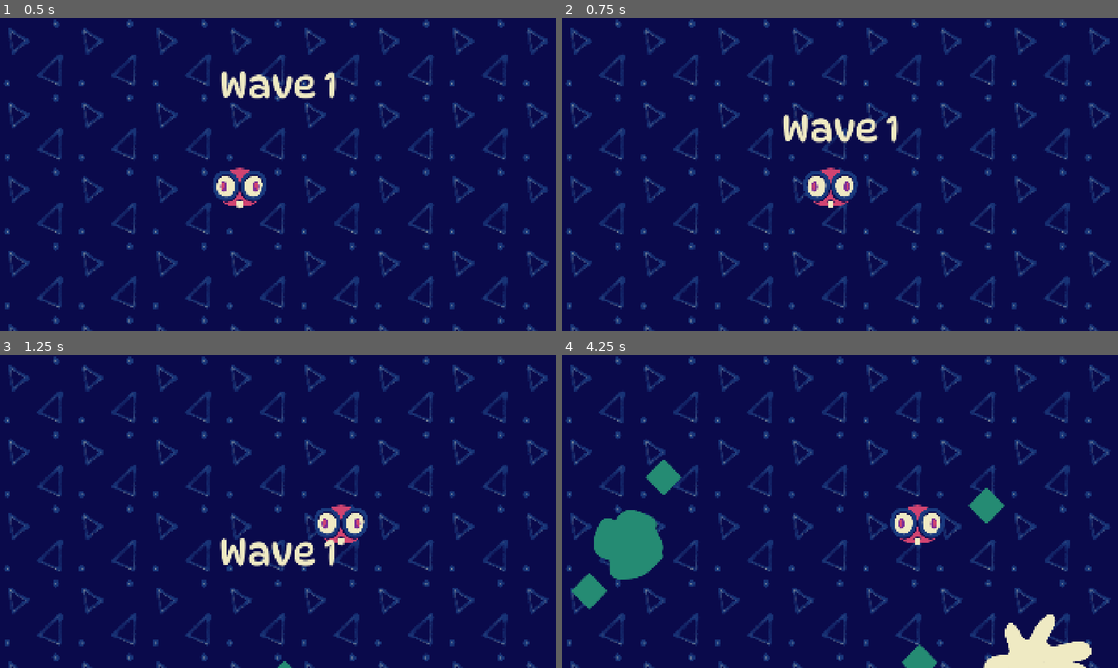
Above: before the commit, frames 1-4 (two rows, left to right).
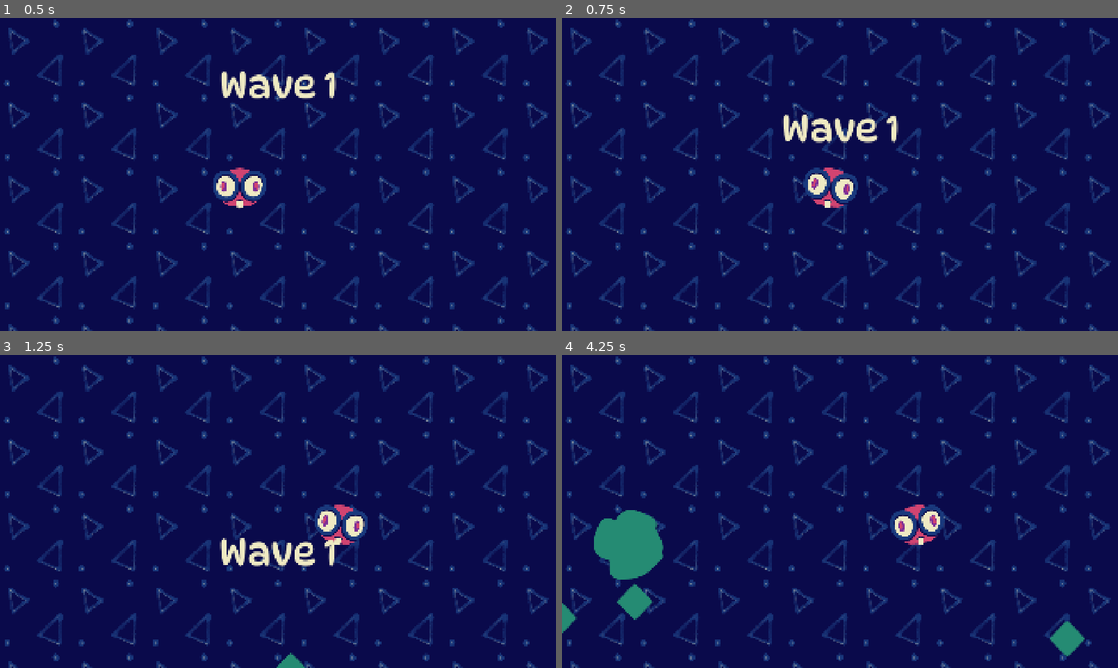
Above: after the commit, the same moments.

Repository: squarepear/ggj-26
Game: Godot game, scene res://world/world.tscn
The game is run twice, just before and just after one commit, with the same random seed, the same clock (stepped at 60 frames per second) and the same inputs.
Inputs:
- Up to frame 1 (0.5 s): no input
- Up to frame 2 (0.75 s): hold D (move_right) from 0.53 s (still down)
- Up to frame 3 (1.25 s): keep holding D (move_right)
- Up to frame 4 (4.25 s): release D (move_right) at 1.28 s; hold S (move_down) 1.28-2.03 s; hold D (move_right) 2.03-2.78 s; hold W (move_up) 2.78-3.53 s; hold A (move_left) from 3.53 s (still down)

Frame 1 is identical in both runs. In frame 2, 0.5% of the frame differs, in the area x 43-54%, y 47-61%; in frame 3, 0.6%; in frame 4, 4.6%, in the area x 0-96%, y 33-100%.

Commit message:
Add player lean

Diff:
--- a/project/component/movement_component.gd
+++ b/project/component/movement_component.gd
@@ -2,7 +2,7 @@
 extends Node
 
 @export var _body: CharacterBody2D
-@export var speed := 256.0
+@export var speed := 512.0
 
 var _dir := Vector2.ZERO
 
--- a/project/component/shaker_component.gd
+++ b/project/component/shaker_component.gd
@@ -8,3 +8,7 @@
 	tween.tween_property(self, "rotation_degrees", 15 * mult, 0.08)
 	tween.tween_property(self, "rotation_degrees", -15 * mult, 0.08)
 	tween.tween_property(self, "rotation_degrees", 0, 0.1)
+
+
+func lean(angle: int) -> void:
+	rotation_degrees = angle
--- a/project/player/player.gd
+++ b/project/player/player.gd
@@ -21,6 +21,7 @@
 		_input_component.apply_inputs()
 		_movement_compenent.set_dir(_input_component.dir)
 		_movement_compenent.update()
+		_shaker_component.lean(_input_component.dir.x * 10)
 
 
 
